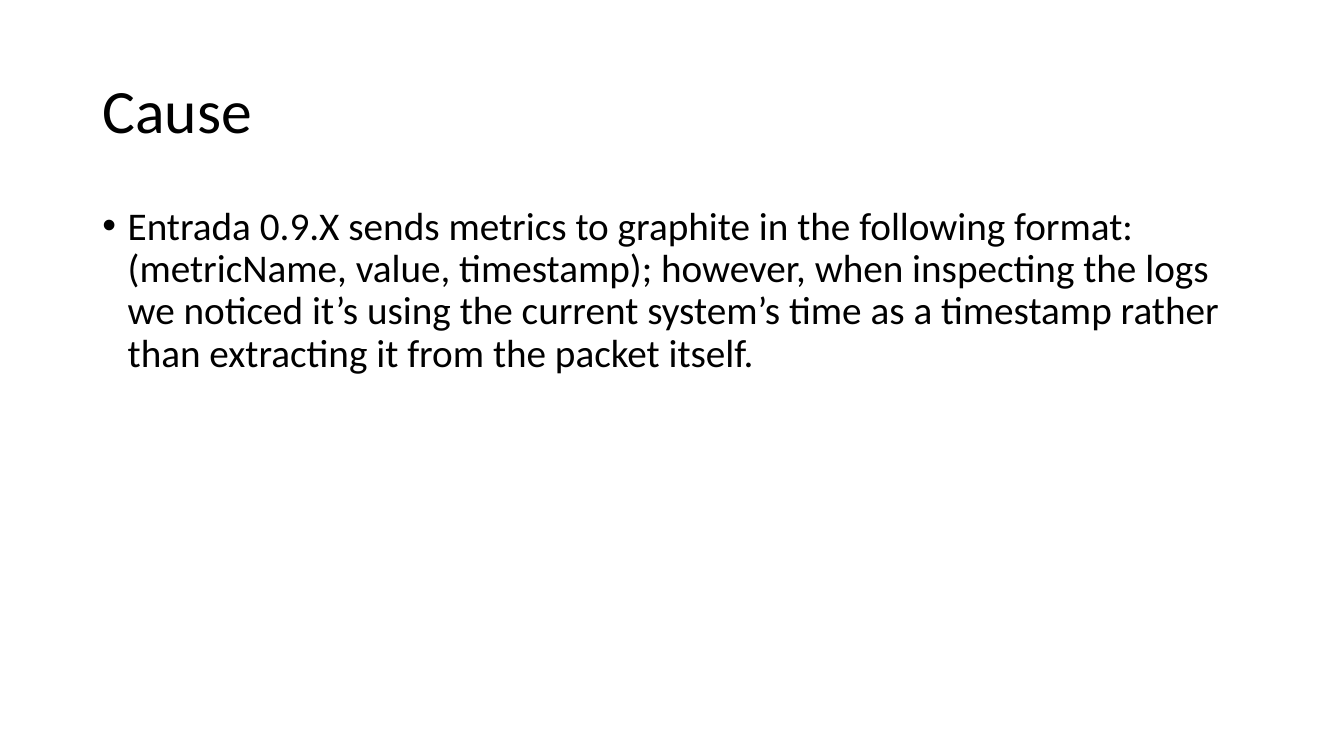
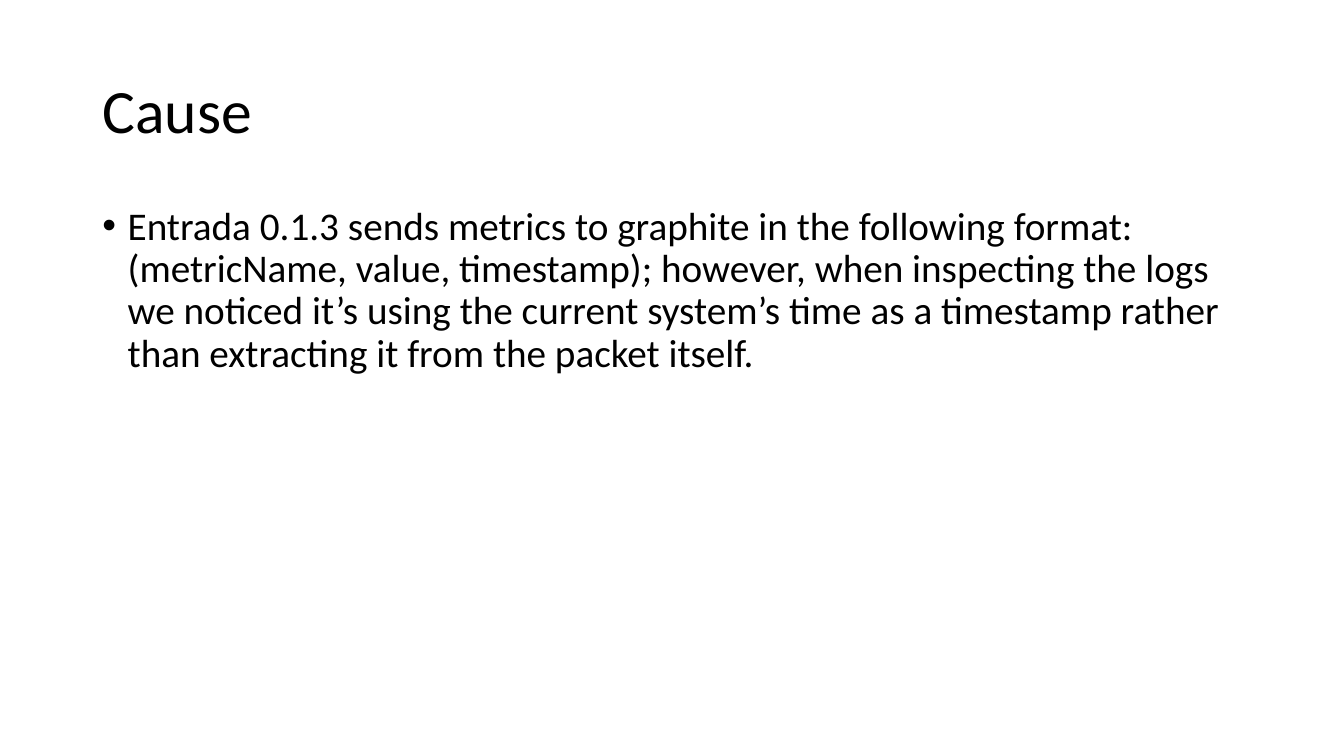
Before and after one commit to Aliii98/osoc19, a slide deck: slide 4 of OSOC-Final.pptx. Drawn at 1344x756 pixels with LibreOffice and Linux fonts; fonts in the diff are those of the drawing. Boxes give left, top, right and bottom in pixels: in the first picture for what was removed or moved away, otherwise in the second. Text is boxed around its words. In the diff, an @@ line names an element or a change of style, - is before the commit and + after.

```diff
--- a/OSOC-Final.pptx
+++ b/OSOC-Final.pptx
@@ text at (x1=128, y1=212, x2=1219, y2=374): text changed @@
-• Entrada 0.9.X sends metrics to graphite in the following format: (metricName, value, timestamp); however, when inspecting the logs we noticed it’s using the current system’s time as a timestamp rather than extracting it from the packet itself.
+• Entrada 0.1.3 sends metrics to graphite in the following format: (metricName, value, timestamp); however, when inspecting the logs we noticed it’s using the current system’s time as a timestamp rather than extracting it from the packet itself.
```
Also in this commit, not shown: 5 other slides changed.
